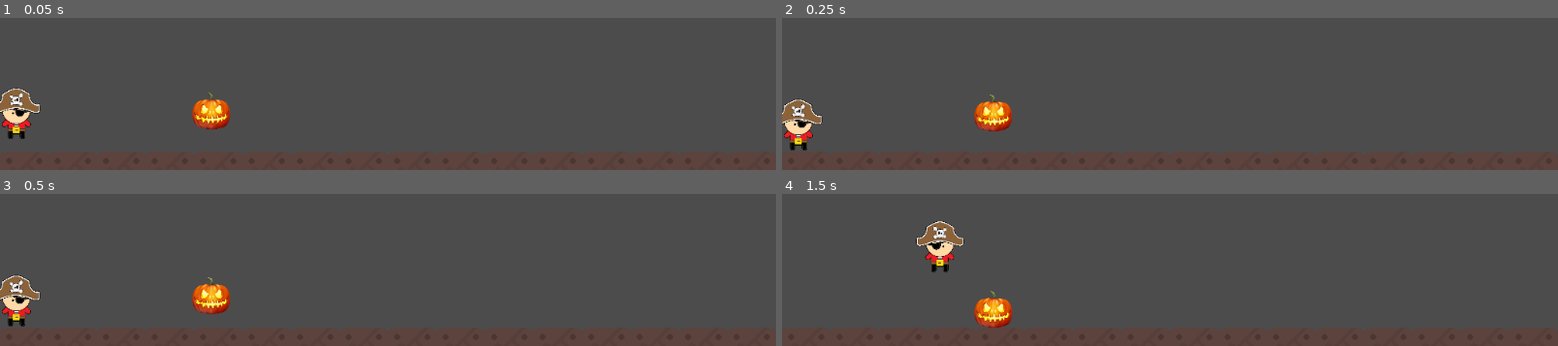
Above: before the commit, frames 1-4 (two rows, left to right).
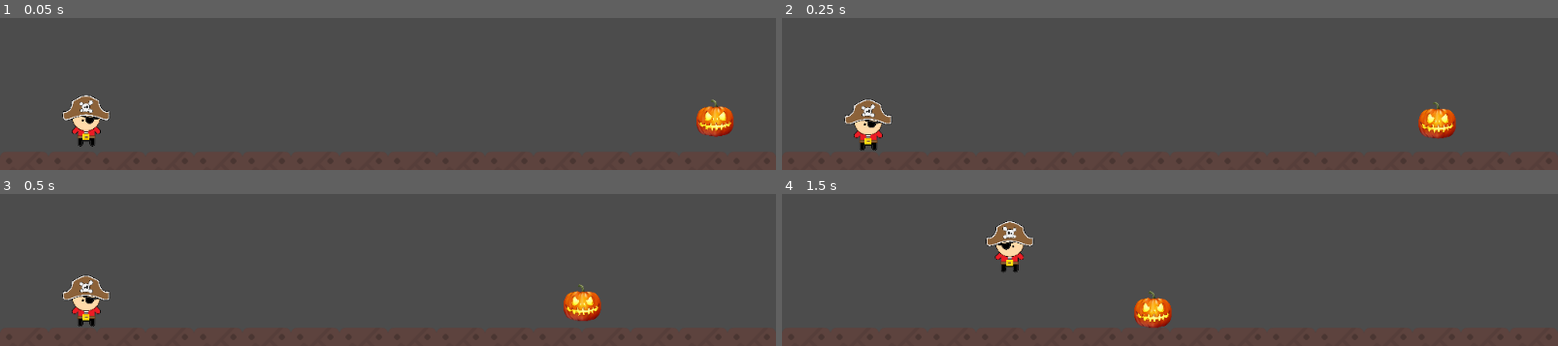
Above: after the commit, the same moments.

Repository: bsu-cs315/MJ-ScaryAdventures
Game: Godot game, scene res://src/Level.tscn
The game is run twice, just before and just after one commit, with the same random seed, the same clock (stepped at 60 frames per second) and the same inputs.
Inputs:
- Up to frame 1 (0.05 s): no input
- Up to frame 2 (0.25 s): no input
- Up to frame 3 (0.5 s): no input
- Up to frame 4 (1.5 s): hold D (move_right) from 0.53 s (still down); tap Space (jump) at 0.77 s

The runs differ from the first frame. In frame 1, 3.9% of the frame differs, in the area x 0-95%, y 45-85%; in frame 2, 3.9%; in frame 3, 3.9%; in frame 4, 4.0%, in the area x 17-51%, y 17-88%.

Commit message:
Make Timmy die when he get s hit by an Evil Pumpkin

Diff:
--- a/src/EvilPumpkin.gd
+++ b/src/EvilPumpkin.gd
@@ -1,10 +1,15 @@
 extends RigidBody2D
 
 
-signal player_hit
+signal timmy_hit
+
+onready var _raycasts := [$LeftRayCast, $RightRayCast, $UpRayCast]
+
+func _ready():
+	apply_impulse(Vector2.ZERO, Vector2(-400, 0))
 
 
-	#apply_impulse(Vector2.ZERO, Vector2(200, 0))
-
-func _on_EvilPumpkin_body_entered(_body):
-	emit_signal("player_hit")
+func _physics_process(_delta):
+	for raycast in _raycasts:
+		if raycast.is_colliding():
+			emit_signal("timmy_hit")
--- a/src/EvilPumpkin.tscn
+++ b/src/EvilPumpkin.tscn
@@ -15,8 +15,23 @@
 texture = ExtResource( 2 )
 
 [node name="CollisionShape2D" type="CollisionShape2D" parent="."]
-position = Vector2( -0.117431, 3.49293 )
+position = Vector2( 0, 3.49293 )
 rotation = 1.5708
 scale = Vector2( 0.1, 0.1 )
 shape = SubResource( 1 )
-[connection signal="body_entered" from="." to="." method="_on_EvilPumpkin_body_entered"]
+
+[node name="LeftRayCast" type="RayCast2D" parent="."]
+position = Vector2( 24.1398, 3.87346 )
+rotation = 1.5708
+enabled = true
+
+[node name="UpRayCast" type="RayCast2D" parent="."]
+position = Vector2( 1.13687e-13, 19.894 )
+rotation = 3.14159
+scale = Vector2( 1, 0.75 )
+enabled = true
+
+[node name="RightRayCast" type="RayCast2D" parent="."]
+position = Vector2( -24.0173, 4.25224 )
+rotation = -1.5708
+enabled = true
--- /dev/null
+++ b/src/Level.gd
@@ -0,0 +1,8 @@
+extends Node2D
+
+
+onready var _timmy := $Timmy
+
+
+func _on_timmy_hit():
+	_timmy.die()
--- a/src/Level.tscn
+++ b/src/Level.tscn
@@ -1,8 +1,9 @@
-[gd_scene load_steps=6 format=2]
+[gd_scene load_steps=7 format=2]
 
 [ext_resource path="res://assets/blockBrown_broken.png" type="Texture" id=1]
 [ext_resource path="res://src/EvilPumpkin.tscn" type="PackedScene" id=2]
 [ext_resource path="res://src/Timmy.tscn" type="PackedScene" id=3]
+[ext_resource path="res://src/Level.gd" type="Script" id=4]
 
 [sub_resource type="ConvexPolygonShape2D" id=1]
 points = PoolVector2Array( 0, 0, 64, 0, 64, 64, 0, 64 )
@@ -31,6 +32,7 @@
 0/z_index = 0
 
 [node name="Level" type="Node2D"]
+script = ExtResource( 4 )
 
 [node name="TileMap" type="TileMap" parent="."]
 tile_set = SubResource( 2 )
@@ -38,7 +40,9 @@
 tile_data = PoolIntArray( 589824, 0, 0, 589825, 0, 0, 589826, 0, 0, 589827, 0, 0, 589828, 0, 0, 589829, 0, 0, 589830, 0 …(425 unchanged characters)…
 
 [node name="EvilPumpkin" parent="." instance=ExtResource( 2 )]
-position = Vector2( 278.68, 521.813 )
+position = Vector2( 956.778, 531.157 )
+mode = 2
 
 [node name="Timmy" parent="." instance=ExtResource( 3 )]
-position = Vector2( 20.0226, 527.262 )
+position = Vector2( 112.126, 536.606 )
+[connection signal="timmy_hit" from="EvilPumpkin" to="." method="_on_timmy_hit"]
--- a/src/Timmy.gd
+++ b/src/Timmy.gd
@@ -17,6 +17,7 @@
 	_velocity = move_and_slide(_velocity, Vector2.UP)
 
 
+
 func _handle_horizontal_movement() -> void:
 	if Input.is_action_pressed("move_right"):
 		player_sprite.flip_h = true
@@ -33,3 +34,8 @@
 	if is_on_floor() and Input.is_action_just_pressed("jump"):
 		_velocity.y = -JUMP_FORCE
 	_is_grounded = true if is_on_floor() else false
+
+
+
+func die() -> void:
+	queue_free()
